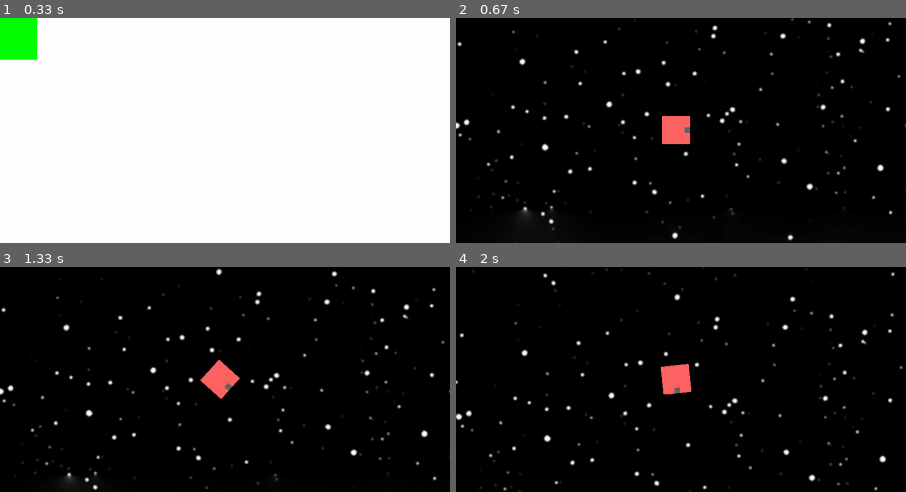
Above: before the commit, frames 1-4 (two rows, left to right).
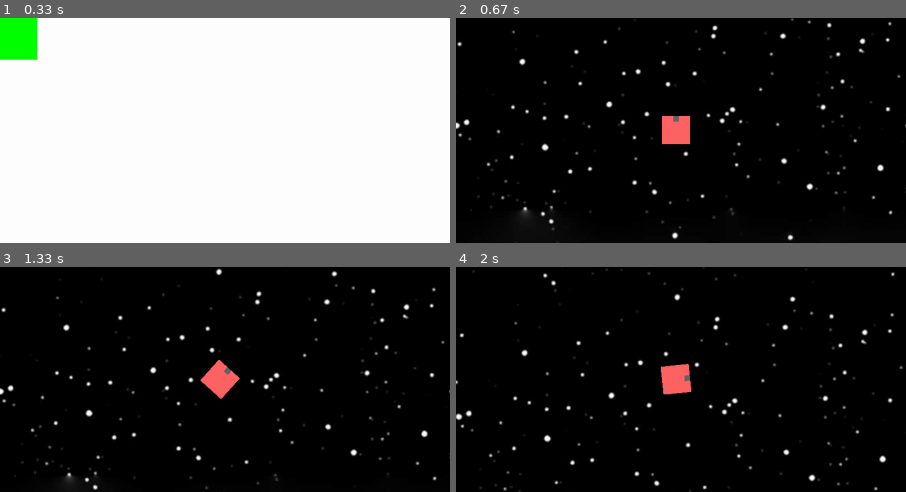
Above: after the commit, the same moments.

Repository: Teklar223/IntroNewSpace-Ex2
Game: pygame game, started from Main.py
Two runs of this game, one before a commit and one after it. Both use one fixed random seed, a clock stepped at 60 frames per second and the inputs below.
Inputs (mouse positions are % of the whole screen's width and height, from its top left):
- Up to frame 1 (0.33 s): no input
- Up to frame 2 (0.67 s): click "Start" at 0.38 s
- Up to frame 3 (1.33 s): hold Right 0.67-1.13 s; move the mouse to (46, 54) at 0.7 s; hold Up from 1.22 s (still down)
- Up to frame 4 (2 s): release Up at 1.52 s; hold Right from 1.55 s (still down)
The pictures show only the part of the screen within x 27-77%, y 28-78%; the shares and areas given below are measured in that part.

Frame 1 is identical in both runs. In frame 2, less than 0.1% of the frame differs, in the area x 48-52%, y 43-52%; in frame 3, less than 0.1%, in the area x 49-52%, y 44-56%; in frame 4, less than 0.1%.

Commit message:
fixed angle conversion

Diff:
--- a/Util.py
+++ b/Util.py
@@ -56,4 +56,4 @@
     return _x, _y
 
 def to_pg_angle(angle):
-    return 180 + angle
+    return angle - 90
